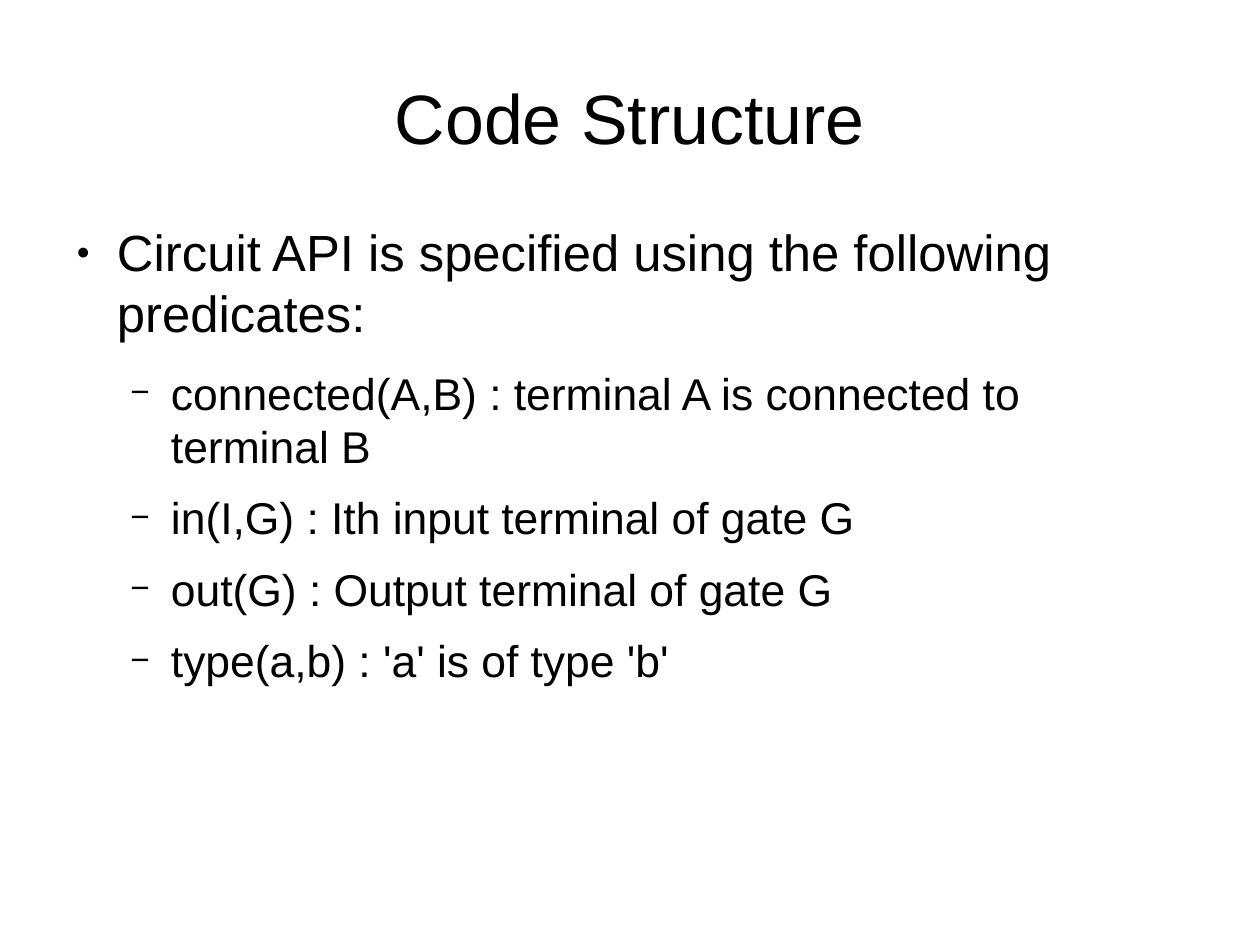
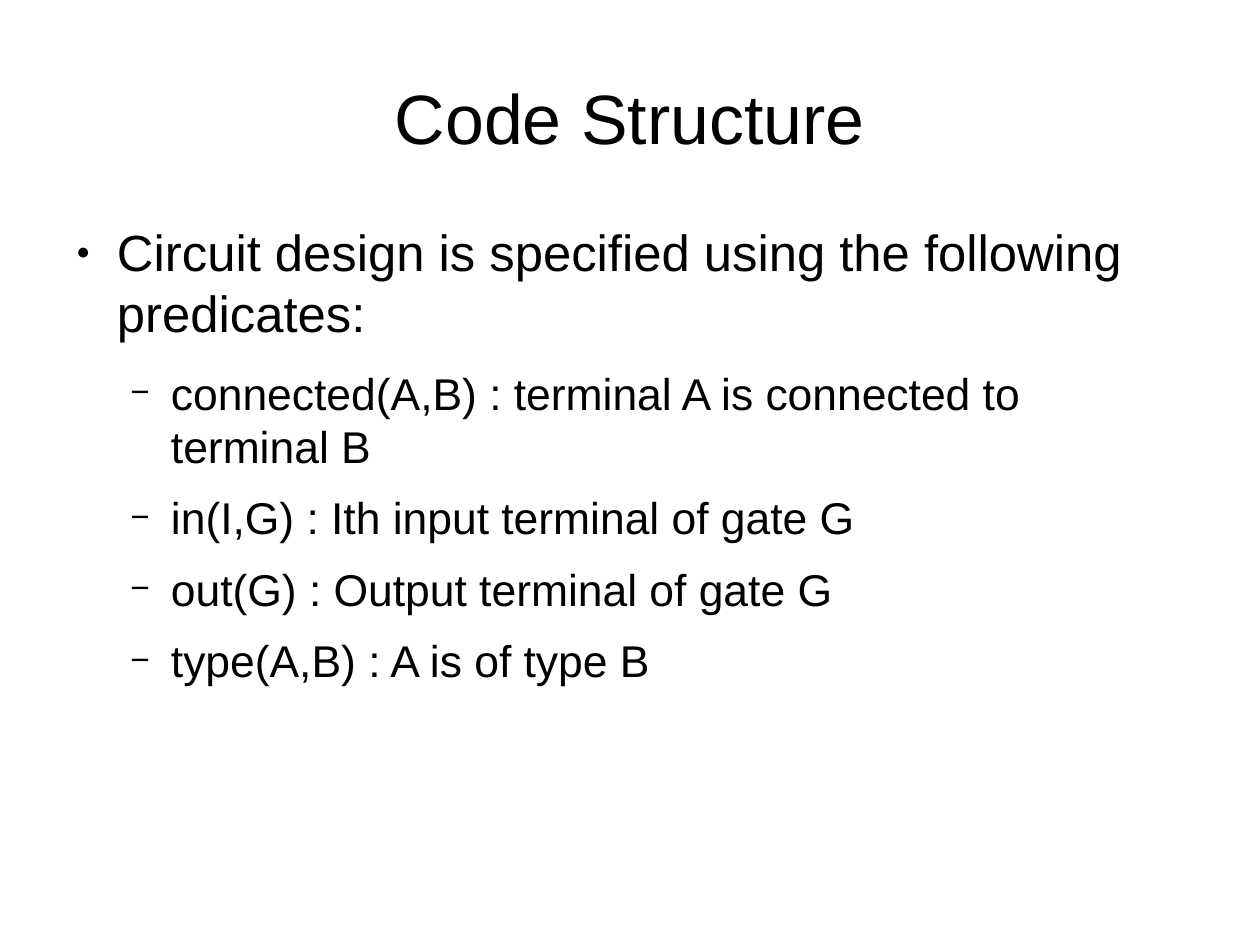
Before and after one commit to gargsanchit31/AI_Lab, a slide deck: slide 2 of prolog/Circuit Verification.odp (slide 3 before the commit). Drawn at 1260x945 pixels with LibreOffice and Linux fonts; fonts in the diff are those of the drawing. Boxes give left, top, right and bottom in pixels: in the first picture for what was removed or moved away, otherwise in the second. Text is boxed around its words. In the diff, an @@ line names an element or a change of style, - is before the commit and + after.

Commit message:
Report for circuit verification  added

```diff
--- a/prolog/Circuit Verification.odp
+++ b/prolog/Circuit Verification.odp
@@ text at box(117, 234, 1122, 343): text changed @@
-● Circuit API is specified using the following predicates:
+● Circuit design is specified using the following predicates:
@@ text at box(171, 644, 650, 686): text changed @@
-  − type(a,b) : 'a' is of type 'b'
+  − type(A,B) : A is of type B
```
Also in this commit, not shown: 1 other slide changed, 3 slides added, 1 slide removed.
